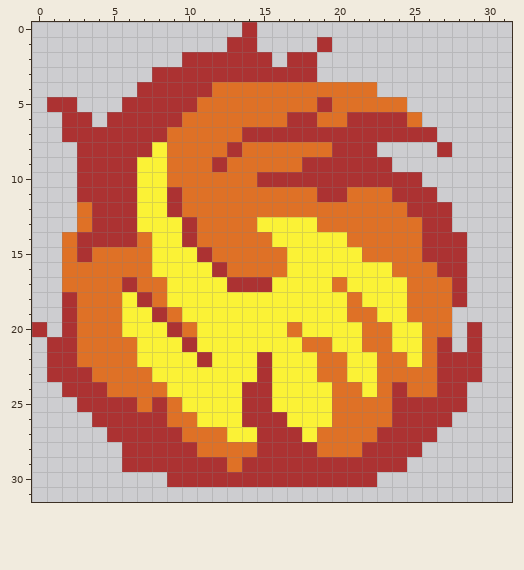
Pixel-art file, stored at Assets/Sprites/Particles/FireExplosion.aseprite. The first picture shows the starting point.
32x32 pixels, 1 frame.
New version:
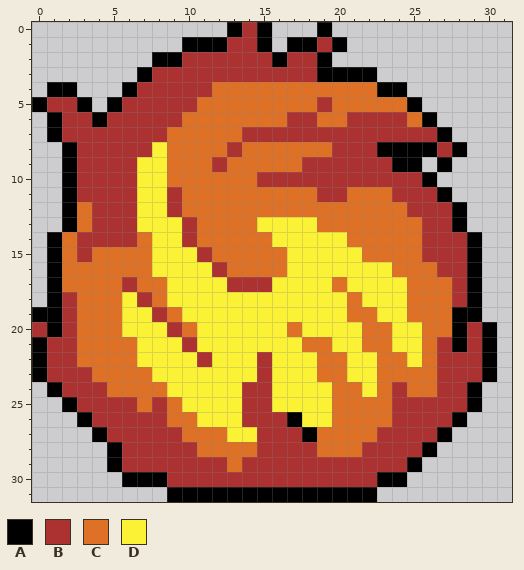
Palette (. is transparent): A #000000  B #ac3232  C #df7126  D #fbf236
The edit:
Changed rows in their new state; - is an unchanged pixel.
first column x 0:
 0 -------------A-A---A-----------
 1 ----------AAA--A-AA-A----------
 2 --------AA------A--A-----------
 3 -------A-----------AAAA--------
 4 -AA---A----------------AA------
 5 A--A-A-------------------A-----
 6 -A--A---------------------A----
 7 -A-------------------------A---
 8 --A--------------------AAAA-A--
 9 --A---------------------AA-A---
10 --A-----------------------A----
11 --A------------------------A---
12 --A-------------------------A--
13 --A-------------------------A--
14 -A---------------------------A-
15 -A---------------------------A-
16 -A---------------------------A-
17 -A---------------------------A-
18 -A---------------------------A-
19 AA--------------------------AA-
20 -A--------------------------A-A
21 A---------------------------A-A
22 A-----------------------------A
23 A-----------------------------A
24 -A---------------------------A-
25 --A--------------------------A-
26 ---A-------------A----------A--
27 ----A-------------A--------A---
28 -----A--------------------A----
29 -----A-------------------A-----
30 ------AAA--------------AA------
31 ---------AAAAAAAAAAAAAA--------
